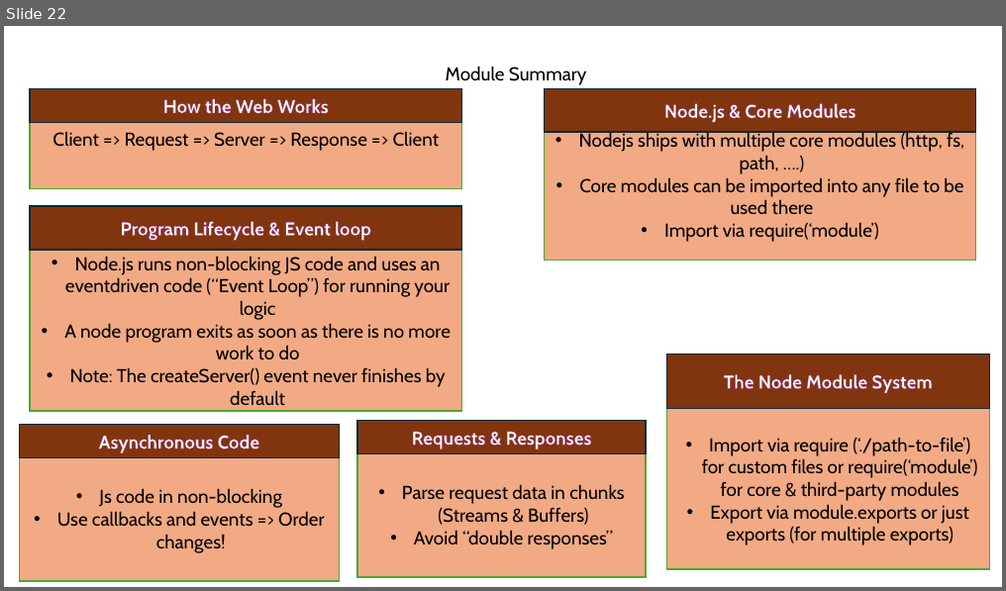
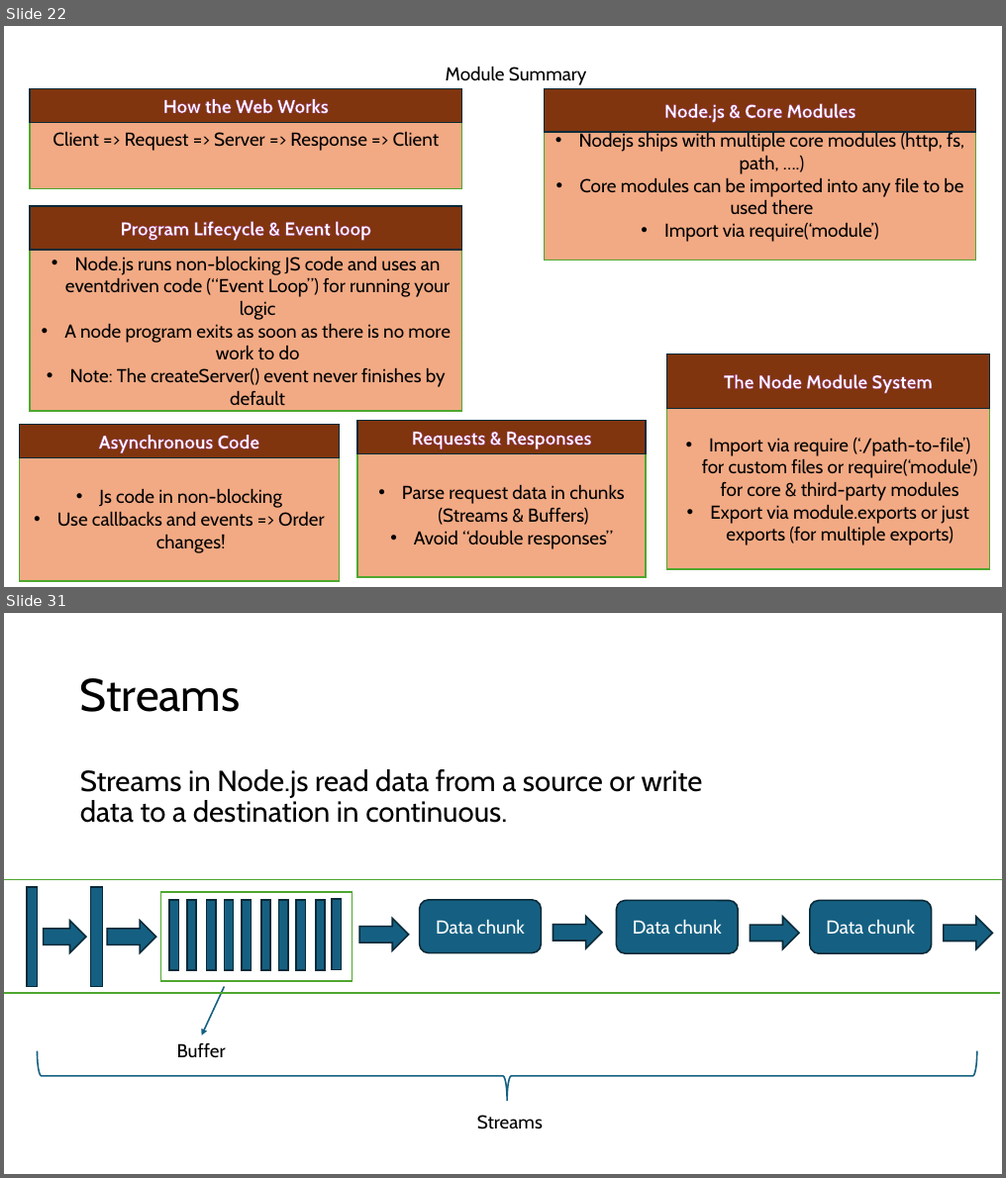
Before and after one commit to PiyushChaturvedii/Batch05, a slide deck: node/Nodejs.pptx. Shown one above the other, each under a label of ours: slide 22 before the commit, slides 22 and 31 after it; the slides between them are not shown. The pictures are 1006x591 and 1006x1178 pixels, drawn with LibreOffice and Linux fonts; fonts in the diff are those of the drawing. Boxes give left, top, right and bottom in pixels: in the first picture for what was removed or moved away, otherwise in the second. Text is boxed around its words. In the diff, an @@ line names an element or a change of style, - is before the commit and + after.

```diff
--- a/node/Nodejs.pptx
+++ b/node/Nodejs.pptx
@@ slide 31 added at [4,613,1002,1174], background #FFFFFF @@
@@ title added at [80,678,241,712], 44 pt, text #000000 @@
+Streams
@@ text added at [80,769,703,823], 28 pt, text #000000 @@
+Streams in Node.js read data from a source or write data to a destination in continuous.
@@ line added from (4, 880) to (1002, 880), #4EA72E 1 pt @@
@@ rectangle added at [27,887,37,986], fill #156082, outline #092A39 1.5 pt @@
@@ rectangle added at [91,887,103,986], fill #156082, outline #092A39 1.5 pt @@
@@ rectangle added at [160,892,352,981], fill #FFFFFF, outline #4EA72E 1.5 pt @@
@@ rectangle added at [169,900,178,970], fill #156082, outline #092A39 1.5 pt @@
@@ rectangle added at [187,900,196,970], fill #156082, outline #092A39 1.5 pt @@
@@ rectangle added at [207,900,216,970], fill #156082, outline #092A39 1.5 pt @@
@@ rectangle added at [224,900,233,970], fill #156082, outline #092A39 1.5 pt @@
@@ rectangle added at [242,900,252,970], fill #156082, outline #092A39 1.5 pt @@
@@ rectangle added at [261,900,270,970], fill #156082, outline #092A39 1.5 pt @@
@@ rectangle added at [279,900,288,970], fill #156082, outline #092A39 1.5 pt @@
@@ rectangle added at [297,900,306,970], fill #156082, outline #092A39 1.5 pt @@
@@ rectangle added at [316,900,325,970], fill #156082, outline #092A39 1.5 pt @@
@@ rectangle added at [332,900,341,970], fill #156082, outline #092A39 1.5 pt @@
@@ rounded rectangle added at [420,900,541,953], fill #156082, outline #092A39 1.5 pt, 18 pt, text #FFFFFF @@
+Data chunk
@@ rounded rectangle added at [617,900,738,954], fill #156082, outline #092A39 1.5 pt, 18 pt, text #FFFFFF @@
+Data chunk
@@ rounded rectangle added at [810,900,932,954], fill #156082, outline #092A39 1.5 pt, 18 pt, text #FFFFFF @@
+Data chunk
@@ right arrow added at [44,921,86,953], fill #156082, outline #092A39 1.5 pt @@
@@ right arrow added at [107,921,156,953], fill #156082, outline #092A39 1.5 pt @@
@@ right arrow added at [359,919,409,951], fill #156082, outline #092A39 1.5 pt @@
@@ right arrow added at [553,916,603,949], fill #156082, outline #092A39 1.5 pt @@
@@ right arrow added at [750,917,800,950], fill #156082, outline #092A39 1.5 pt @@
@@ right arrow added at [944,917,993,950], fill #156082, outline #092A39 1.5 pt @@
@@ line added from (4, 993) to (1000, 993), #4EA72E 1 pt @@
@@ arrow added from (224, 986) to (202, 1036), #156082 1.5 pt @@
@@ right brace added at [38,1052,977,1101], outline #156082 1.5 pt @@
@@ text added at [177,1044,226,1058], 18 pt, text #000000 @@
+Buffer
@@ text added at [477,1115,543,1130], 18 pt, text #000000 @@
+Streams
```
Also in this commit, not shown: 10 other slides added, 9 other files.
